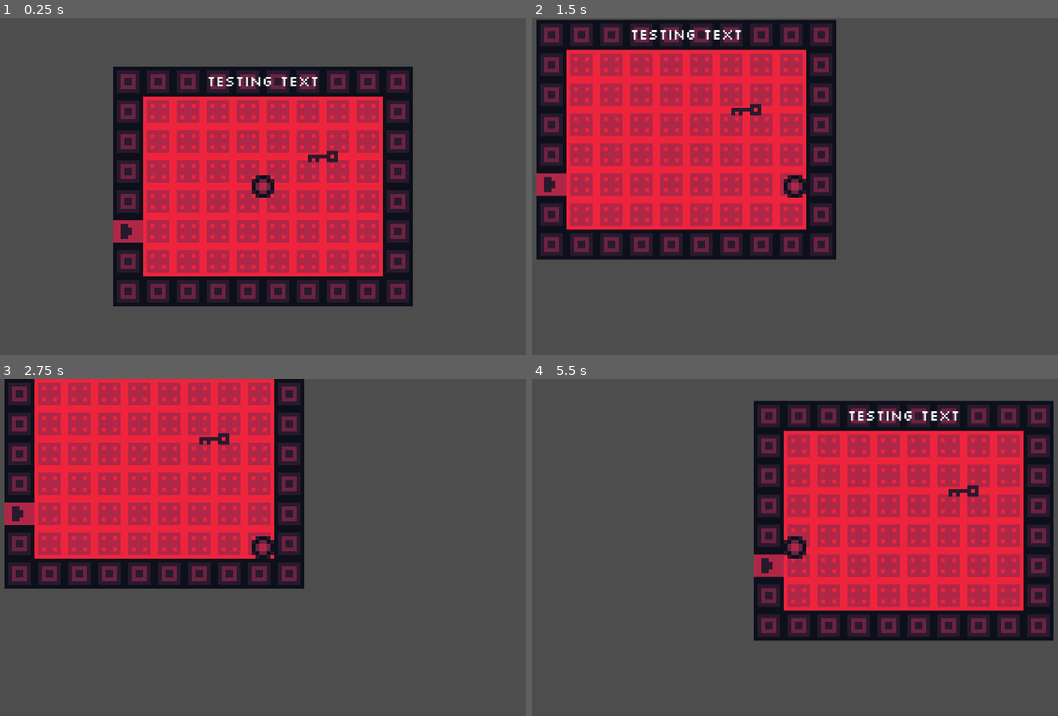
Above: before the commit, frames 1-4 (two rows, left to right).
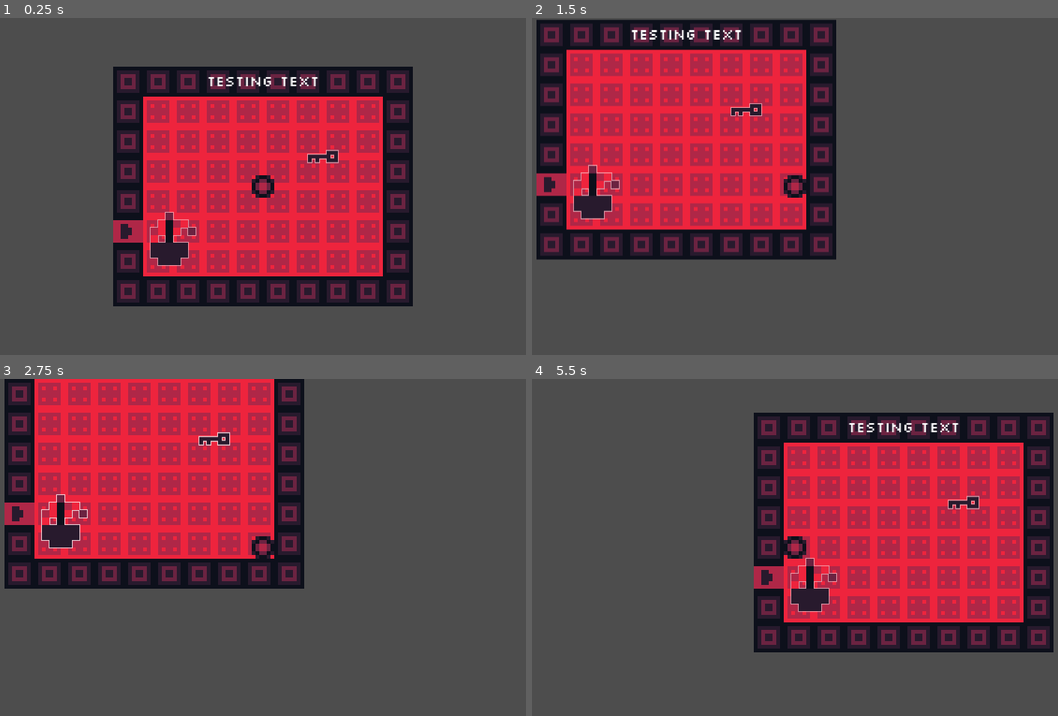
Above: after the commit, the same moments.

Repository: GriffinBaxter/Scaled-To-Nothing
Game: Godot game, scene res://Scenes/main.tscn
Two runs of this game, one before a commit and one after it. Both use one fixed random seed, a clock stepped at 60 frames per second and the inputs below.
Inputs:
- Up to frame 1 (0.25 s): no input
- Up to frame 2 (1.5 s): tap Enter at 0.5 s; hold Right (ui_right) 0.53-1.28 s; hold Down (ui_down) from 1.28 s (still down)
- Up to frame 3 (2.75 s): tap Space at 2 s; release Down (ui_down) at 2.03 s; hold Right (ui_right) from 2.03 s (still down)
- Up to frame 4 (5.5 s): release Right (ui_right) at 2.78 s; hold Up (ui_up) 2.78-3.53 s; hold Left (ui_left) 3.53-5.03 s; tap Enter at 5 s; hold Down (ui_down) from 5.03 s (still down)

The runs differ from the first frame. In frame 1, 0.9% of the frame differs, in the area x 28-65%, y 39-74%; in frame 2, 0.9%; in frame 3, 0.9%; in frame 4, 22%, in the area x 42-100%, y 6-82%.

Commit message:
Added plant object and animated outlines

Diff:
--- /dev/null
+++ b/Scenes/key.tscn
@@ -0,0 +1,69 @@
+[gd_scene load_steps=8 format=3 uid="uid://bgwxg6te5hgl0"]
+
+[ext_resource type="Shader" path="res://Shaders/outline.gdshader" id="1_0efe4"]
+[ext_resource type="Texture2D" uid="uid://dh24hvnaj6whw" path="res://Images/Objects.png" id="1_v5l44"]
+
+[sub_resource type="ShaderMaterial" id="ShaderMaterial_3ang8"]
+shader = ExtResource("1_0efe4")
+shader_parameter/thickness = 0.25
+shader_parameter/alpha = 0.0
+
+[sub_resource type="RectangleShape2D" id="RectangleShape2D_fjv4m"]
+size = Vector2(8, 3)
+
+[sub_resource type="Animation" id="Animation_56fxa"]
+resource_name = "outline_fade"
+length = 5.0
+loop_mode = 1
+tracks/0/type = "value"
+tracks/0/imported = false
+tracks/0/enabled = true
+tracks/0/path = NodePath("Sprite2D:material:shader_parameter/alpha")
+tracks/0/interp = 1
+tracks/0/loop_wrap = true
+tracks/0/keys = {
+"times": PackedFloat32Array(2, 2.5, 3),
+"transitions": PackedFloat32Array(1, 1, 1),
+"update": 0,
+"values": [0.5, 1.0, 0.5]
+}
+
+[sub_resource type="Animation" id="Animation_ghi4i"]
+length = 0.001
+tracks/0/type = "value"
+tracks/0/imported = false
+tracks/0/enabled = true
+tracks/0/path = NodePath("Sprite2D:material:shader_parameter/alpha")
+tracks/0/interp = 1
+tracks/0/loop_wrap = true
+tracks/0/keys = {
+"times": PackedFloat32Array(0),
+"transitions": PackedFloat32Array(1),
+"update": 0,
+"values": [0.0]
+}
+
+[sub_resource type="AnimationLibrary" id="AnimationLibrary_y5ko8"]
+_data = {
+"RESET": SubResource("Animation_ghi4i"),
+"outline_fade": SubResource("Animation_56fxa")
+}
+
+[node name="Key" type="AnimatableBody2D"]
+position = Vector2(64, -32)
+scale = Vector2(4, 4)
+
+[node name="Sprite2D" type="Sprite2D" parent="."]
+material = SubResource("ShaderMaterial_3ang8")
+texture = ExtResource("1_v5l44")
+region_enabled = true
+region_rect = Rect2(0, 0, 10, 5)
+
+[node name="CollisionShape2D" type="CollisionShape2D" parent="."]
+shape = SubResource("RectangleShape2D_fjv4m")
+
+[node name="OutlineFadeAnimation" type="AnimationPlayer" parent="."]
+libraries = {
+"": SubResource("AnimationLibrary_y5ko8")
+}
+autoplay = "outline_fade"
--- a/Scenes/main.tscn
+++ b/Scenes/main.tscn
@@ -3,8 +3,9 @@
 [ext_resource type="Script" path="res://Scripts/player.gd" id="1_fhvsp"]
 [ext_resource type="Texture2D" uid="uid://f75gnjjahelx" path="res://Images/Tilemap.png" id="1_nybsv"]
 [ext_resource type="Texture2D" uid="uid://r3pyjl3arkfb" path="res://Images/Player.png" id="3_4tu8w"]
-[ext_resource type="Texture2D" uid="uid://dh24hvnaj6whw" path="res://Images/Objects.png" id="4_cgqs5"]
 [ext_resource type="FontFile" uid="uid://b5onpbcedntbx" path="res://Font/Silkscreen/slkscr.ttf" id="4_f43fv"]
+[ext_resource type="PackedScene" uid="uid://bgwxg6te5hgl0" path="res://Scenes/key.tscn" id="4_wifqe"]
+[ext_resource type="PackedScene" uid="uid://doelxlcydxmcc" path="res://Scenes/plant.tscn" id="5_e7868"]
 
 [sub_resource type="TileSetAtlasSource" id="TileSetAtlasSource_ucfa0"]
 texture = ExtResource("1_nybsv")
@@ -34,9 +35,6 @@
 [sub_resource type="CircleShape2D" id="CircleShape2D_f8w3p"]
 radius = 12.0
 
-[sub_resource type="RectangleShape2D" id="RectangleShape2D_fjv4m"]
-size = Vector2(8, 3)
-
 [node name="Main" type="Node"]
 
 [node name="Node2D" type="Node2D" parent="."]
@@ -59,17 +57,11 @@
 [node name="Camera2D" type="Camera2D" parent="Node2D/Player"]
 zoom = Vector2(2, 2)
 
-[node name="Key" type="AnimatableBody2D" parent="Node2D"]
-position = Vector2(64, -32)
-scale = Vector2(4, 4)
+[node name="Key" parent="Node2D" instance=ExtResource("4_wifqe")]
 
-[node name="Sprite2D" type="Sprite2D" parent="Node2D/Key"]
-texture = ExtResource("4_cgqs5")
-region_enabled = true
-region_rect = Rect2(0, 0, 8, 3)
-
-[node name="CollisionShape2D" type="CollisionShape2D" parent="Node2D/Key"]
-shape = SubResource("RectangleShape2D_fjv4m")
+[node name="Plant" parent="Node2D" instance=ExtResource("5_e7868")]
+position = Vector2(-96, 56)
+scale = Vector2(8, 8)
 
 [node name="UI" type="Control" parent="."]
 layout_mode = 3
--- /dev/null
+++ b/Scenes/plant.tscn
@@ -0,0 +1,69 @@
+[gd_scene load_steps=8 format=3 uid="uid://doelxlcydxmcc"]
+
+[ext_resource type="Texture2D" uid="uid://dh24hvnaj6whw" path="res://Images/Objects.png" id="1_4s427"]
+[ext_resource type="Shader" path="res://Shaders/outline.gdshader" id="1_pr8ve"]
+
+[sub_resource type="ShaderMaterial" id="ShaderMaterial_fqu1x"]
+shader = ExtResource("1_pr8ve")
+shader_parameter/thickness = 0.125
+shader_parameter/alpha = 0.0
+
+[sub_resource type="RectangleShape2D" id="RectangleShape2D_fjv4m"]
+size = Vector2(6, 7)
+
+[sub_resource type="Animation" id="Animation_56fxa"]
+resource_name = "outline_fade"
+length = 5.0
+loop_mode = 1
+tracks/0/type = "value"
+tracks/0/imported = false
+tracks/0/enabled = true
+tracks/0/path = NodePath("Sprite2D:material:shader_parameter/alpha")
+tracks/0/interp = 1
+tracks/0/loop_wrap = true
+tracks/0/keys = {
+"times": PackedFloat32Array(2, 2.5, 3),
+"transitions": PackedFloat32Array(1, 1, 1),
+"update": 0,
+"values": [0.5, 1.0, 0.5]
+}
+
+[sub_resource type="Animation" id="Animation_ghi4i"]
+length = 0.001
+tracks/0/type = "value"
+tracks/0/imported = false
+tracks/0/enabled = true
+tracks/0/path = NodePath("Sprite2D:material:shader_parameter/alpha")
+tracks/0/interp = 1
+tracks/0/loop_wrap = true
+tracks/0/keys = {
+"times": PackedFloat32Array(0),
+"transitions": PackedFloat32Array(1),
+"update": 0,
+"values": [0.0]
+}
+
+[sub_resource type="AnimationLibrary" id="AnimationLibrary_y5ko8"]
+_data = {
+"RESET": SubResource("Animation_ghi4i"),
+"outline_fade": SubResource("Animation_56fxa")
+}
+
+[node name="Plant" type="AnimatableBody2D"]
+position = Vector2(64, -32)
+scale = Vector2(4, 4)
+
+[node name="Sprite2D" type="Sprite2D" parent="."]
+material = SubResource("ShaderMaterial_fqu1x")
+texture = ExtResource("1_4s427")
+region_enabled = true
+region_rect = Rect2(0, 9, 8, 9)
+
+[node name="CollisionShape2D" type="CollisionShape2D" parent="."]
+shape = SubResource("RectangleShape2D_fjv4m")
+
+[node name="OutlineFadeAnimation" type="AnimationPlayer" parent="."]
+libraries = {
+"": SubResource("AnimationLibrary_y5ko8")
+}
+autoplay = "outline_fade"
--- /dev/null
+++ b/Shaders/outline.gdshader
@@ -0,0 +1,22 @@
+shader_type canvas_item;
+
+uniform float thickness : hint_range(0.0, 1.0) = 0.25;
+uniform float alpha : hint_range(0.0, 1.0) = 1.0;
+
+const vec2 OFFSETS[8] = {
+	vec2(-1, -1), vec2(-1, 0), vec2(-1, 1), vec2(0, -1), vec2(0, 1),
+	vec2(1, -1), vec2(1, 0), vec2(1, 1)
+};
+
+void fragment() {
+	float outline = 0.0;
+	vec2 size = TEXTURE_PIXEL_SIZE * thickness;
+
+	for (int i = 0; i < OFFSETS.length(); i++) {
+		outline += texture(TEXTURE, UV + size * OFFSETS[i]).a;
+	}
+	outline = min(outline, 1.0);
+
+	vec4 color = texture(TEXTURE, UV);
+	COLOR = mix(color, vec4(1.0, 1.0, 1.0, alpha), outline - color.a);
+}
Binary file changed: Images/Objects.png
